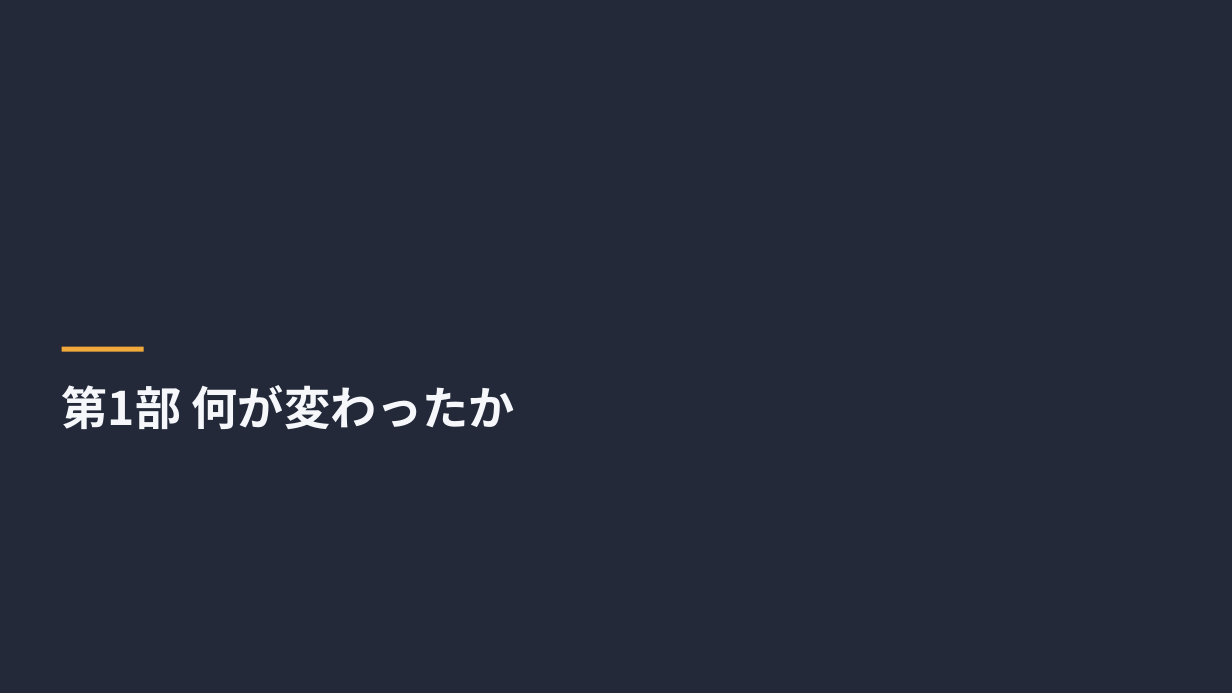
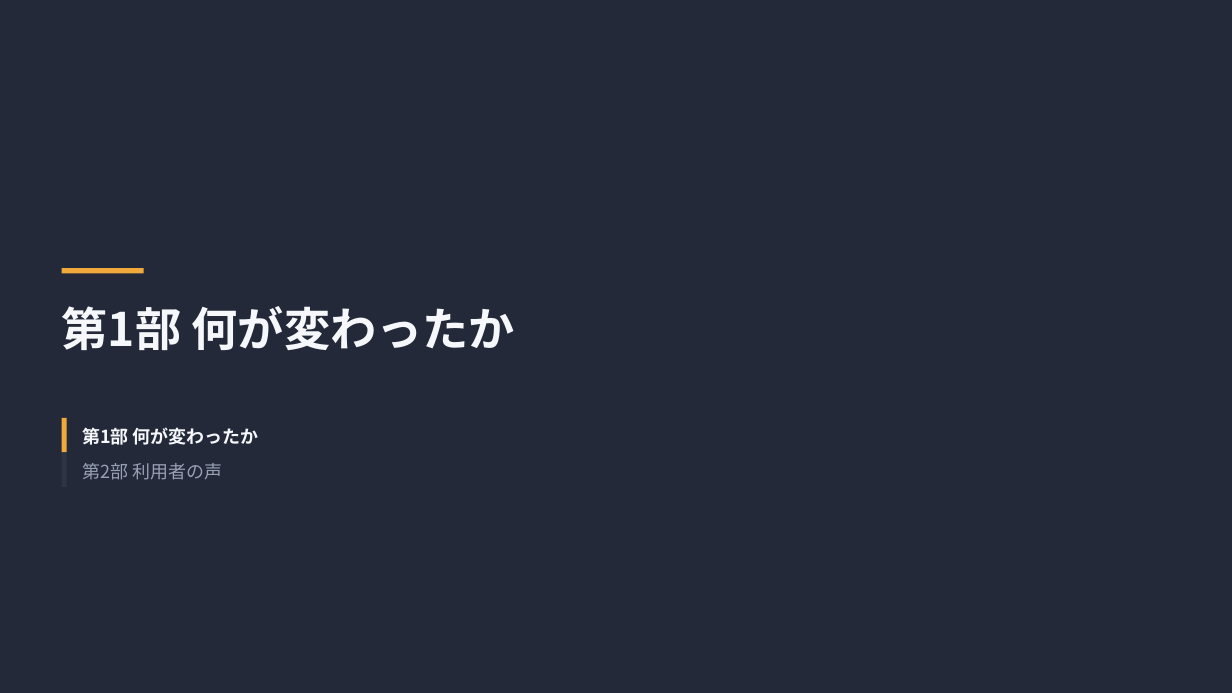
Before and after one commit to tjst-t/boxloom, a slide deck: slide 2 of boxloom/out/text_patterns_dark.pptx. Drawn at 1232x693 pixels with LibreOffice and Linux fonts; fonts in the diff are those of the drawing. Boxes give left, top, right and bottom in pixels: in the first picture for what was removed or moved away, otherwise in the second. Text is boxed around its words. In the diff, an @@ line names an element or a change of style, - is before the commit and + after.

```diff
--- a/boxloom/out/text_patterns_dark.pptx
+++ b/boxloom/out/text_patterns_dark.pptx
@@ rectangle: place and size @@
-rectangle at (62, 347, 144, 352)
+rectangle at (62, 268, 144, 274)
@@ title "第1部 何が変わったか": place and size @@
-title "第1部 何が変わったか" at (62, 385, 515, 429)
+title "第1部 何が変わったか" at (62, 306, 515, 350)
@@ rectangle added at (62, 418, 67, 452), fill #F2A93B @@
@@ text added at (82, 427, 259, 445), 14 pt, text #F5F7FA, bold @@
+第1部 何が変わったか
@@ rectangle added at (62, 453, 67, 487), fill #2E3444 @@
@@ text added at (82, 463, 222, 480), 14 pt, text #97A1B3 @@
+第2部 利用者の声
```
Also in this commit, not shown: 1 other slide changed, 12 other files.
